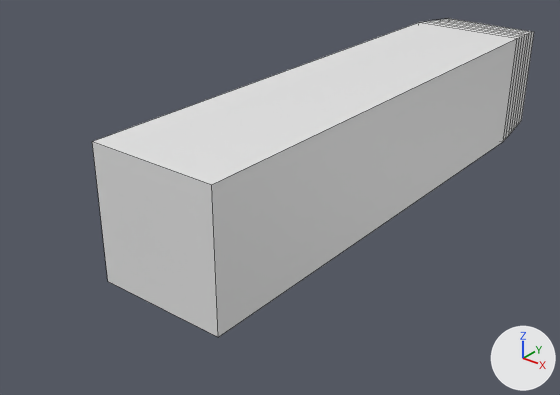
What one commit did to the FBX model Assets/Resources/Prefabs/wall.fbx.
Both versions are drawn from a camera (50 mm lens) standing at (3.16, -4.74, 2.26) and looking at (-0.27, -0.45, -0.4). Every picture has the same lights, and +X, +Y and +Z are marked at lower right. Mesh edges are drawn as thin lines. Vertices at the same position are counted once.

Script lines for the objects in view, before the commit:
```python
me_cube = bpy.data.meshes.new('Cube')
me_cube.from_pydata(...)  # 36 vertices, 34 faces; spans x -1.0..1.0, y -1.0..1.26, z -1.0..1.0
# before: 0 (-1.0, -1.0, -1.0) at pixel (107, 281), 1 (-1.0, -1.0, 1.0) at pixel (92, 141), 4 (1.0, -1.0, -1.0) at pixel (218, 337), 5 (1.0, -1.0, 1.0) at pixel (211, 184)
ob_cube = bpy.data.objects.new('Cube', me_cube)
ob_cube.location = (0.0, 0.0, 0.0)
ob_cube.scale = (0.5, 2.0, 0.5)
```
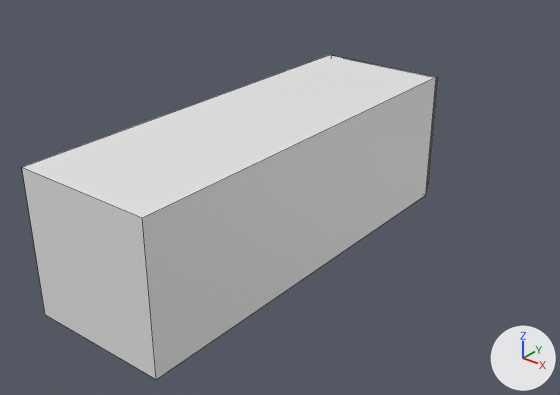
Location of each change, (x1, y1, x2, y2) in pixels of the pictures (560 x 395 px; the box of a moved part takes in the faces that stretch with it):
'Cube', reshaped, rescaled
    before: (92, 19, 534, 337)
    after: (22, 55, 438, 380)
part 1 of me_cube, moved or reshaped
    before: (92, 22, 517, 337)
    after: (22, 55, 436, 380)

The change, as a list of edits to the scene's bpy script:
```text
Change me_cube:
    where me_cube.from_pydata(...)  # 36 vertices, 34 faces; spans x -1.0..1.0, y -1.0..1.26, z -1.0..1.0
    used by ob_cube; location = (0.0, 0.0, 0.0); scale = (0.5, 2.0, 0.5)
    me_cube part 1
    add for i in [0, 1, 4, 5]: me_cube.vertices[i].co += Vector((0.0, -4.0, 0.0))
Change ob_cube:
    ob_cube.scale: (0.5, 2.0, 0.5) -> (0.5, 0.5, 0.5)
```
